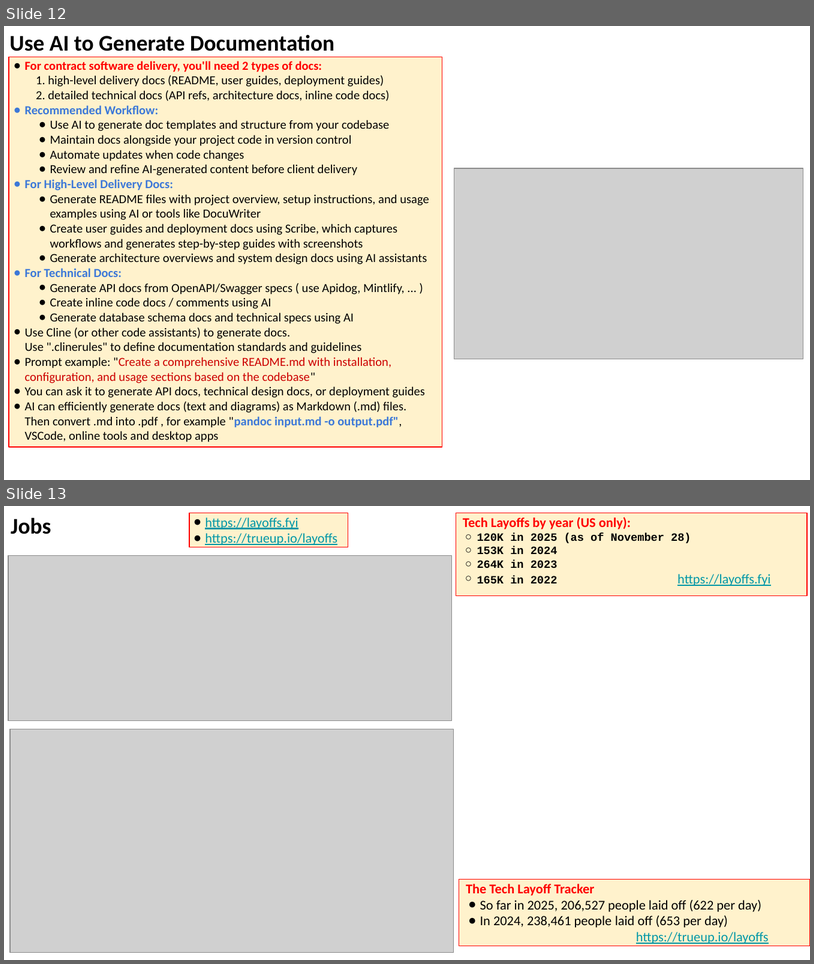
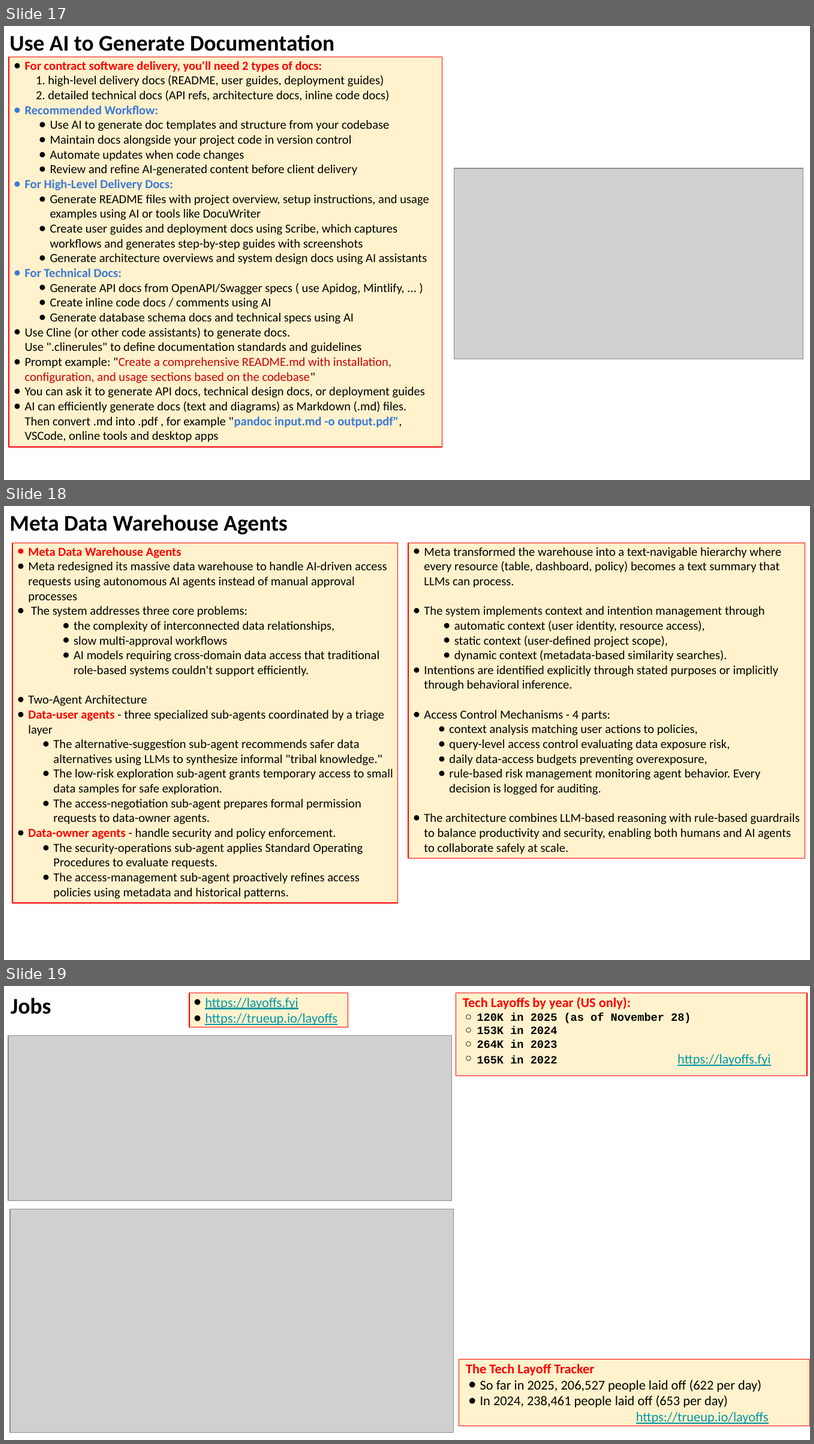
Before and after one commit to lselector/seminar, a slide deck: 2025/2025-12-05-AI-Updates.pptx. Shown one above the other, each under a label of ours: slides 12 and 13 before the commit, slides 17, 18 and 19 after it. The pictures are 814x964 and 814x1444 pixels, drawn with LibreOffice and Linux fonts; fonts in the diff are those of the drawing; grey boxes stand for pictures. Boxes give left, top, right and bottom in pixels: in the first picture for what was removed or moved away, otherwise in the second. Text is boxed around its words. In the diff, an @@ line names an element or a change of style, - is before the commit and + after.

```diff
--- a/2025/2025-12-05-AI-Updates.pptx
+++ b/2025/2025-12-05-AI-Updates.pptx
@@ slide 18 added at [4, 506, 810, 960], background #FFFFFF @@
@@ text added at [9, 514, 287, 535], 20 pt, text #000000, bold @@
+Meta Data Warehouse Agents
@@ rectangle added at [12, 543, 398, 903], fill #FFF2CC, outline #FF0000 0.75 pt, 11 pt, text #000000 @@
+● Meta Data Warehouse Agents
+● Meta redesigned its massive data warehouse to handle AI-driven access requests using autonomous AI agents instead of manual approval processes
+● The system addresses three core problems:
+● the complexity of interconnected data relationships,
+● slow multi-approval workflows
+● AI models requiring cross-domain data access that traditional role-based systems couldn't support efficiently.
+● Two-Agent Architecture
+● Data-user agents - three specialized sub-agents coordinated by a triage layer
+● The alternative-suggestion sub-agent recommends safer data alternatives using LLMs to synthesize informal "tribal knowledge."
+● The low-risk exploration sub-agent grants temporary access to small data samples for safe exploration.
+● The access-negotiation sub-agent prepares formal permission requests to data-owner agents.
+● Data-owner agents - handle security and policy enforcement.
+● The security-operations sub-agent applies Standard Operating Procedures to evaluate requests.
+● The access-management sub-agent proactively refines access policies using metadata and historical patterns.
@@ rectangle added at [408, 543, 805, 858], fill #FFF2CC, outline #FF0000 0.75 pt, 11 pt, text #000000 @@
+● Meta transformed the warehouse into a text-navigable hierarchy where every resource (table, dashboard, policy) becomes a text summary that LLMs can process.
+● The system implements context and intention management through
+● automatic context (user identity, resource access),
+● static context (user-defined project scope),
+● dynamic context (metadata-based similarity searches).
+● Intentions are identified explicitly through stated purposes or implicitly through behavioral inference.
+● Access Control Mechanisms - 4 parts:
+● context analysis matching user actions to policies,
+● query-level access control evaluating data exposure risk,
+● daily data-access budgets preventing overexposure,
+● rule-based risk management monitoring agent behavior. Every decision is logged for auditing.
+● The architecture combines LLM-based reasoning with rule-based guardrails to balance productivity and security, enabling both humans and AI agents to collaborate safely at scale.
@@ what was slide 12 is now slide 17 @@
@@ what was slide 13 is now slide 19 @@
```
Also in this commit, not shown: 2 slides changed, 5 other slides added.
